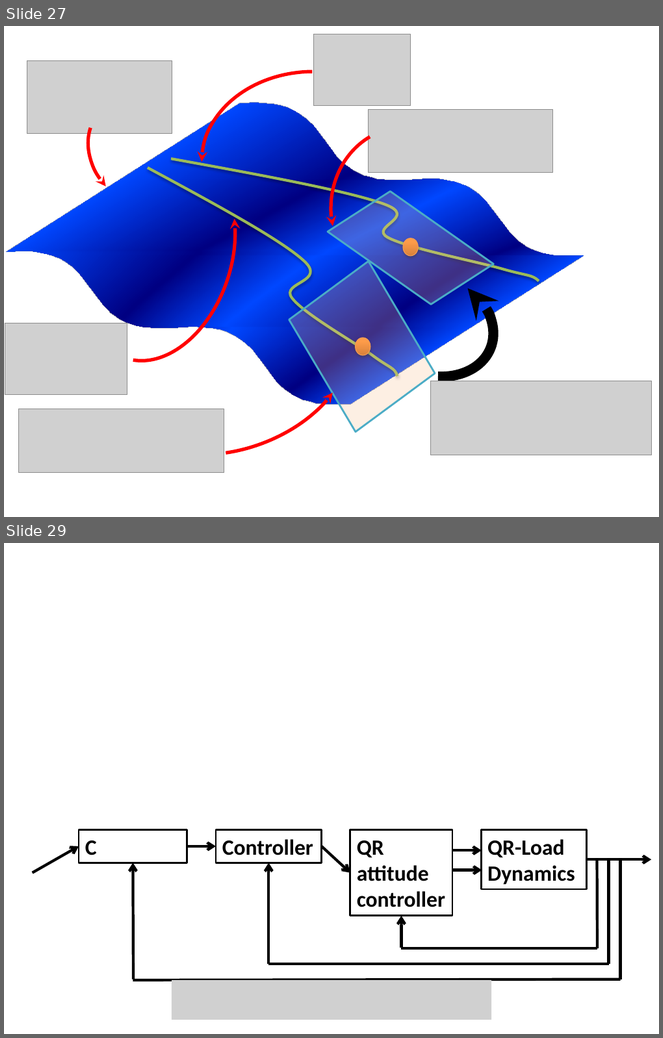
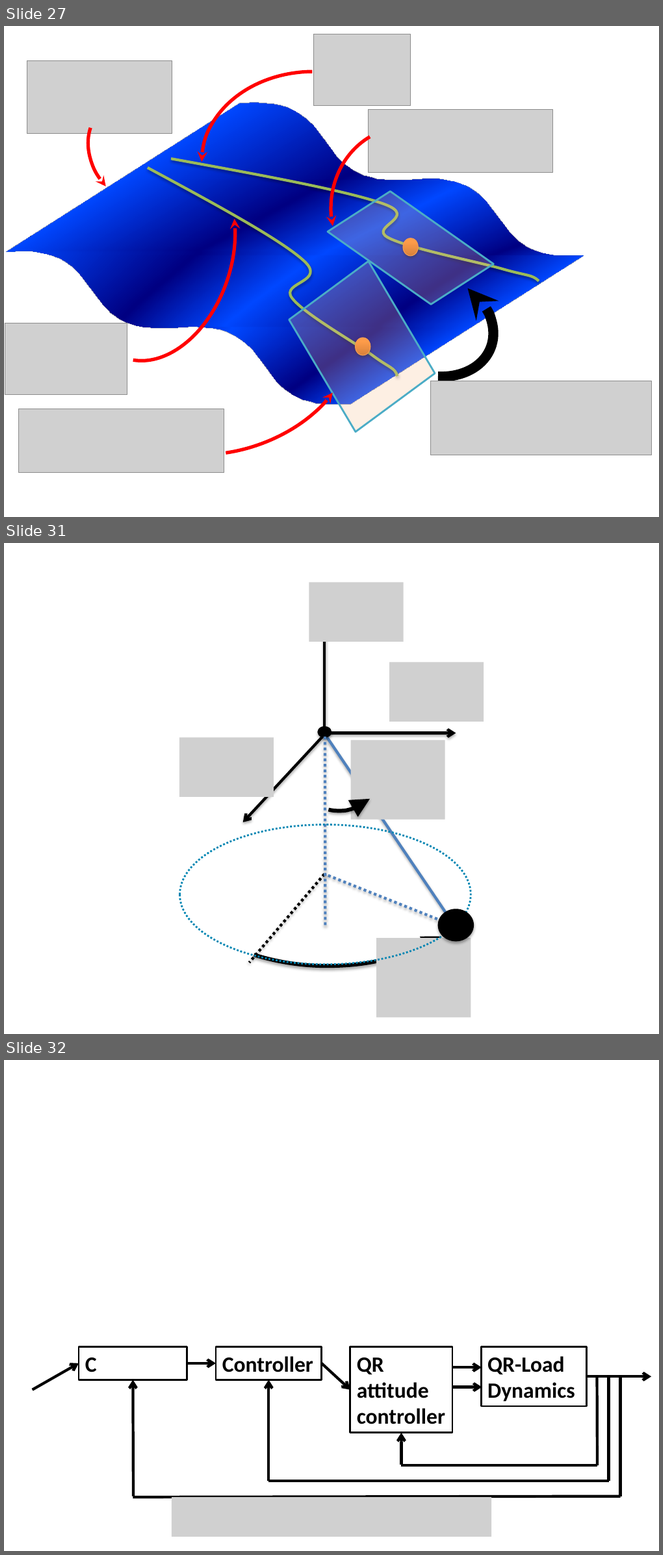
Before and after one commit to namvo88/Thesis-Quadrotor, a slide deck: StyleStuff/figures.pptx. Shown one above the other, each under a label of ours: slides 27 and 29 before the commit, slides 27, 31 and 32 after it; the slides between them are not shown. The pictures are 663x1038 and 663x1555 pixels, drawn with LibreOffice and Linux fonts; fonts in the diff are those of the drawing; grey boxes stand for pictures. Boxes give left, top, right and bottom in pixels: in the first picture for what was removed or moved away, otherwise in the second. Text is boxed around its words. In the diff, an @@ line names an element or a change of style, - is before the commit and + after.

```diff
--- a/StyleStuff/figures.pptx
+++ b/StyleStuff/figures.pptx
@@ slide 31 added at (x1=4, y1=543, x2=659, y2=1034), background #FFFFFF @@
@@ arc (boxed as its full ellipse) added at (x1=4, y1=543, x2=636, y2=1034), outline #000000 4.25 pt @@
@@ picture added at (x1=310, y1=582, x2=404, y2=642) @@
@@ arrow added from (324, 733) to (324, 589), #000000 3 pt @@
@@ picture added at (x1=389, y1=662, x2=484, y2=722) @@
@@ arc (boxed as its full ellipse) added at (x1=277, y1=700, x2=405, y2=829), outline #000000 4.25 pt @@
@@ picture added at (x1=180, y1=737, x2=274, y2=797) @@
@@ arrow added from (327, 732) to (243, 823), #000000 3 pt @@
@@ ellipse added at (x1=318, y1=726, x2=332, y2=737), fill #000000, outline #000000 0.75 pt @@
@@ line added from (324, 733) to (454, 926), #4F81BD 3 pt @@
@@ line added from (326, 926) to (325, 734), #4F81BD 3 pt dashed @@
@@ arrow added from (328, 733) to (456, 733), #000000 3 pt @@
@@ picture added at (x1=350, y1=740, x2=445, y2=819) @@
@@ ellipse added at (x1=180, y1=824, x2=471, y2=965), outline #0085B2 2 pt dashed @@
@@ line added from (324, 875) to (249, 963), #000000 3 pt dashed @@
@@ line added from (452, 926) to (324, 875), #4F81BD 3 pt dashed @@
@@ ellipse added at (x1=438, y1=909, x2=474, y2=941), fill #000000, outline #000000 0.75 pt @@
@@ picture added at (x1=377, y1=938, x2=471, y2=1017) @@
@@ what was slide 29 is now slide 32 @@
```
Also in this commit, not shown: 1 slide changed, 3 other slides added, 1 slide removed, 29 other files.
